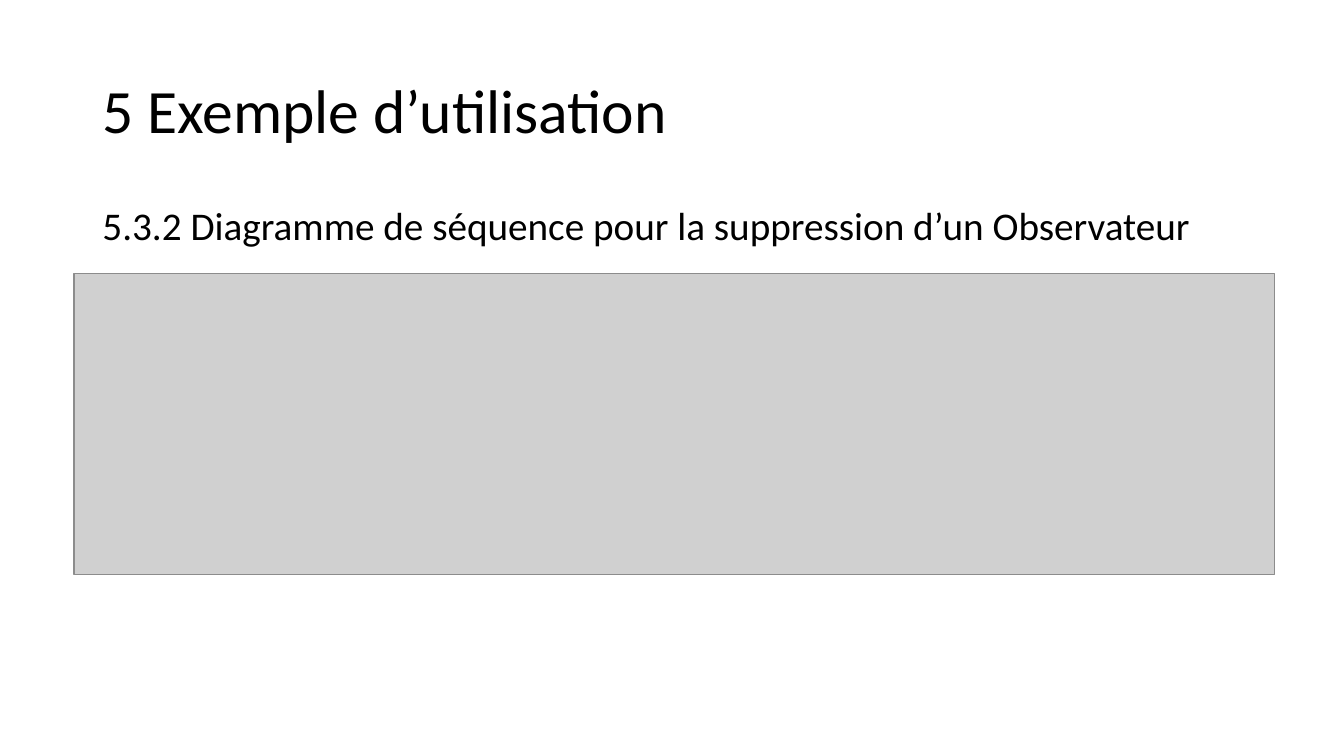
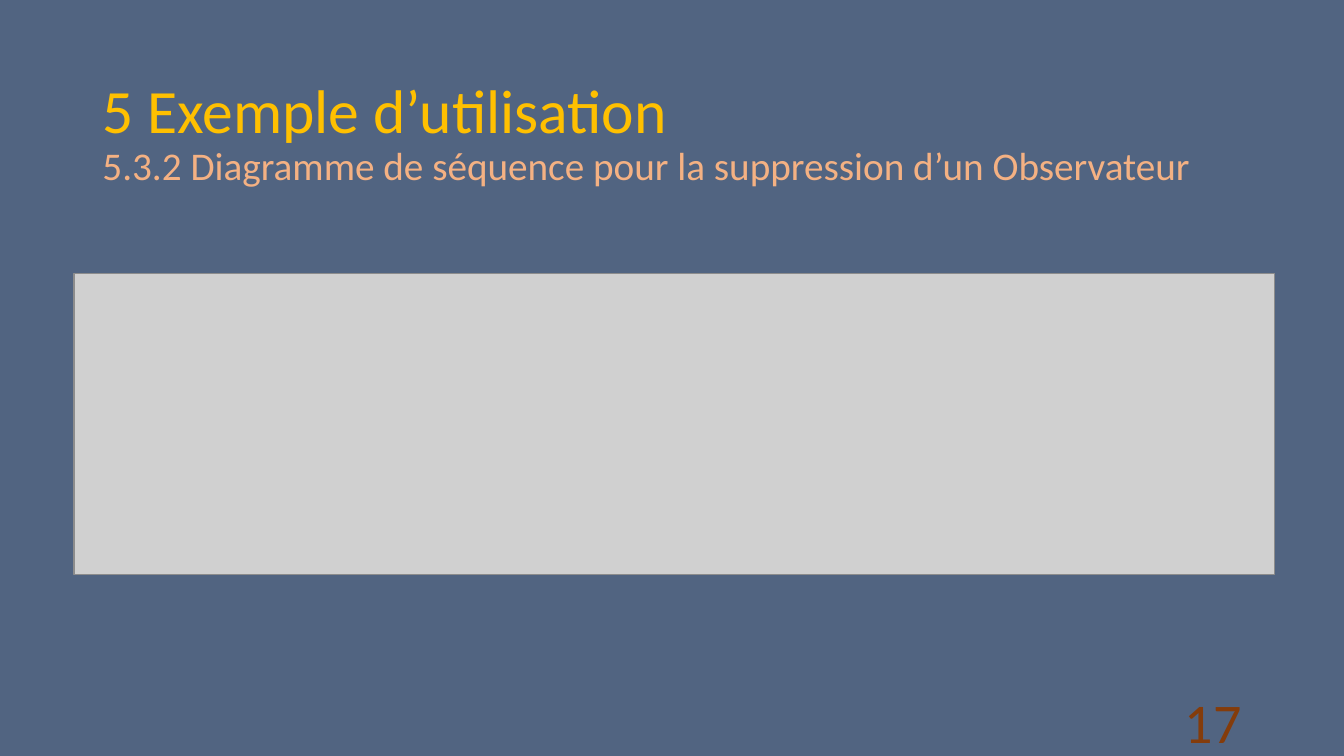
Before and after one commit to D-CRAVO/FORMATION-CDA-2210, a slide deck: slide 17 of 106_DesignPattern/Cours/Observateur/Observateur.pptx. Drawn at 1344x756 pixels with LibreOffice and Linux fonts; fonts in the diff are those of the drawing; grey boxes stand for pictures. Boxes give left, top, right and bottom in pixels: in the first picture for what was removed or moved away, otherwise in the second. Text is boxed around its words. In the diff, an @@ line names an element or a change of style, - is before the commit and + after.

```diff
--- a/106_DesignPattern/Cours/Observateur/Observateur.pptx
+++ b/106_DesignPattern/Cours/Observateur/Observateur.pptx
@@ background #FFFFFF to #526582 @@
@@ title "5 Exemple d’utilisation" at box(102, 90, 666, 143): text colour #000000 to #FFC000 @@
@@ text "5.3.2 Diagramme de séquence pour ...": place and size @@
-text "5.3.2 Diagramme de séquence pour ..." at box(102, 212, 1190, 247)
+text "5.3.2 Diagramme de séquence pour ..." at box(102, 152, 1190, 187)
@@ text "5.3.2 Diagramme de séquence pour ..." at box(102, 152, 1190, 187): text colour #000000 to #F4B183 @@
@@ page number added at box(1185, 707, 1242, 743), 40 pt, text #843C0B @@
+17
```
Also in this commit, not shown: 23 other slides changed, 1 slide added.
